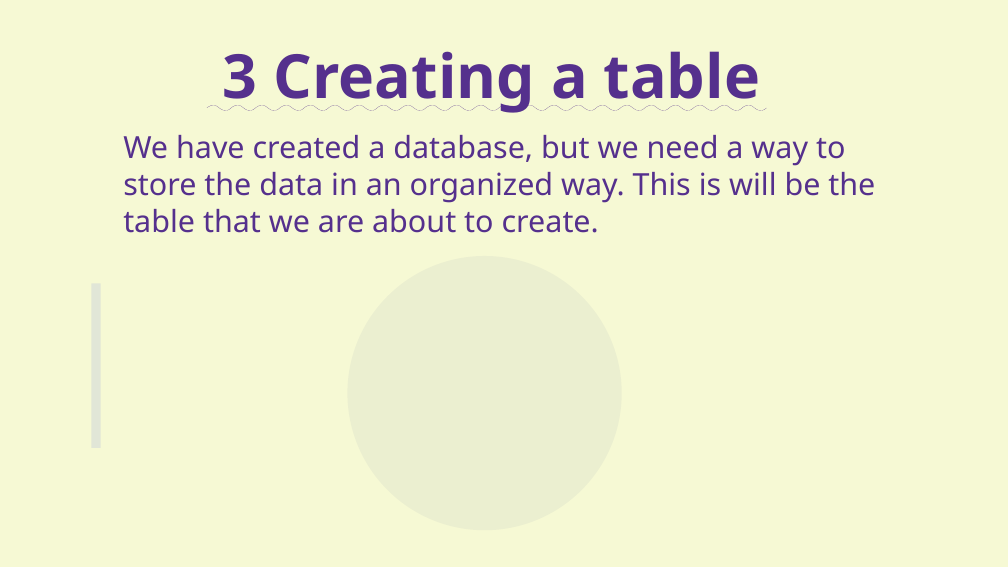
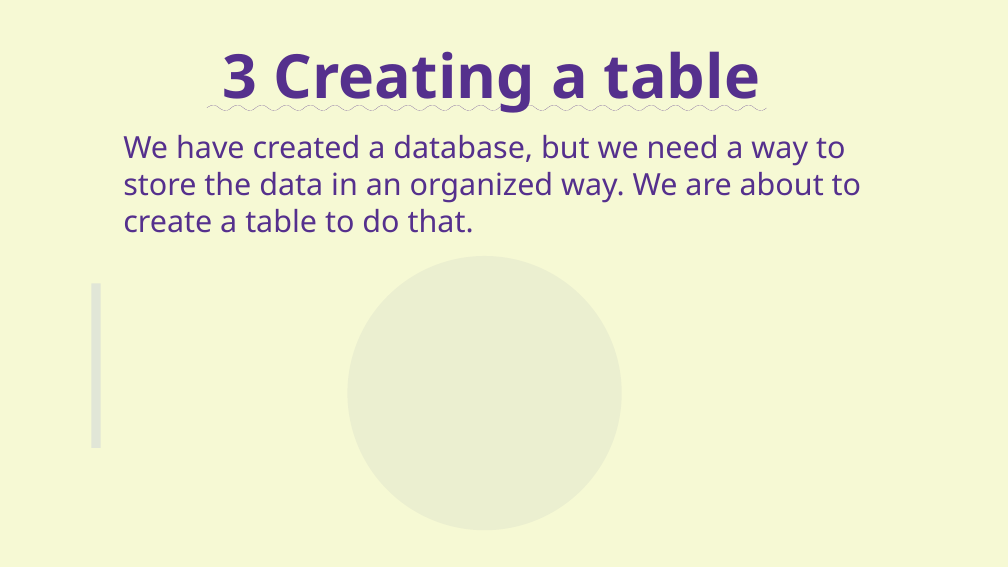
Before and after one commit to aram-de/aas_workshop_pub, a slide deck: slide 17 of presentation_KhanRev.odp. Drawn at 1008x567 pixels with LibreOffice and Linux fonts; fonts in the diff are those of the drawing. Boxes give left, top, right and bottom in pixels: in the first picture for what was removed or moved away, otherwise in the second. Text is boxed around its words. In the diff, an @@ line names an element or a change of style, - is before the commit and + after.

```diff
--- a/presentation_KhanRev.odp
+++ b/presentation_KhanRev.odp
@@ text at bbox=[123, 135, 861, 233]: text changed @@
-We have created a database, but we need a way to store the data in an organized way. This is will be the table that we are about to create.
+We have created a database, but we need a way to store the data in an organized way. We are about to create a table to do that.
```
Also in this commit, not shown: 26 other slides changed, 2 slides added, 5 slides removed, 2 other files.
